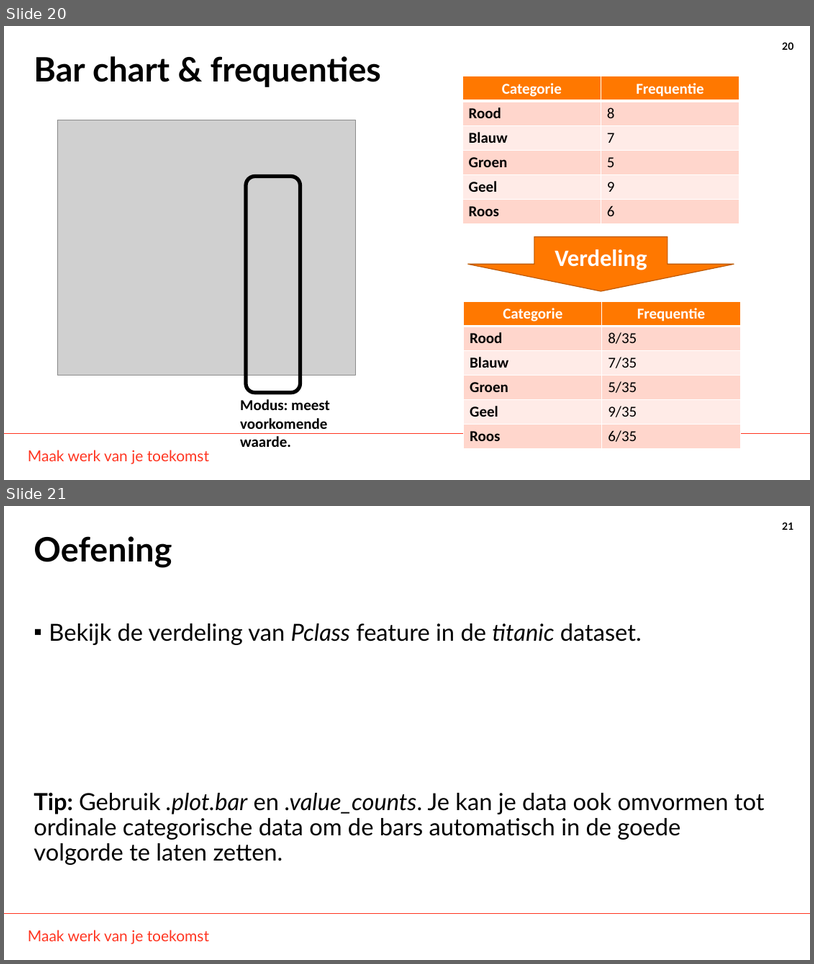
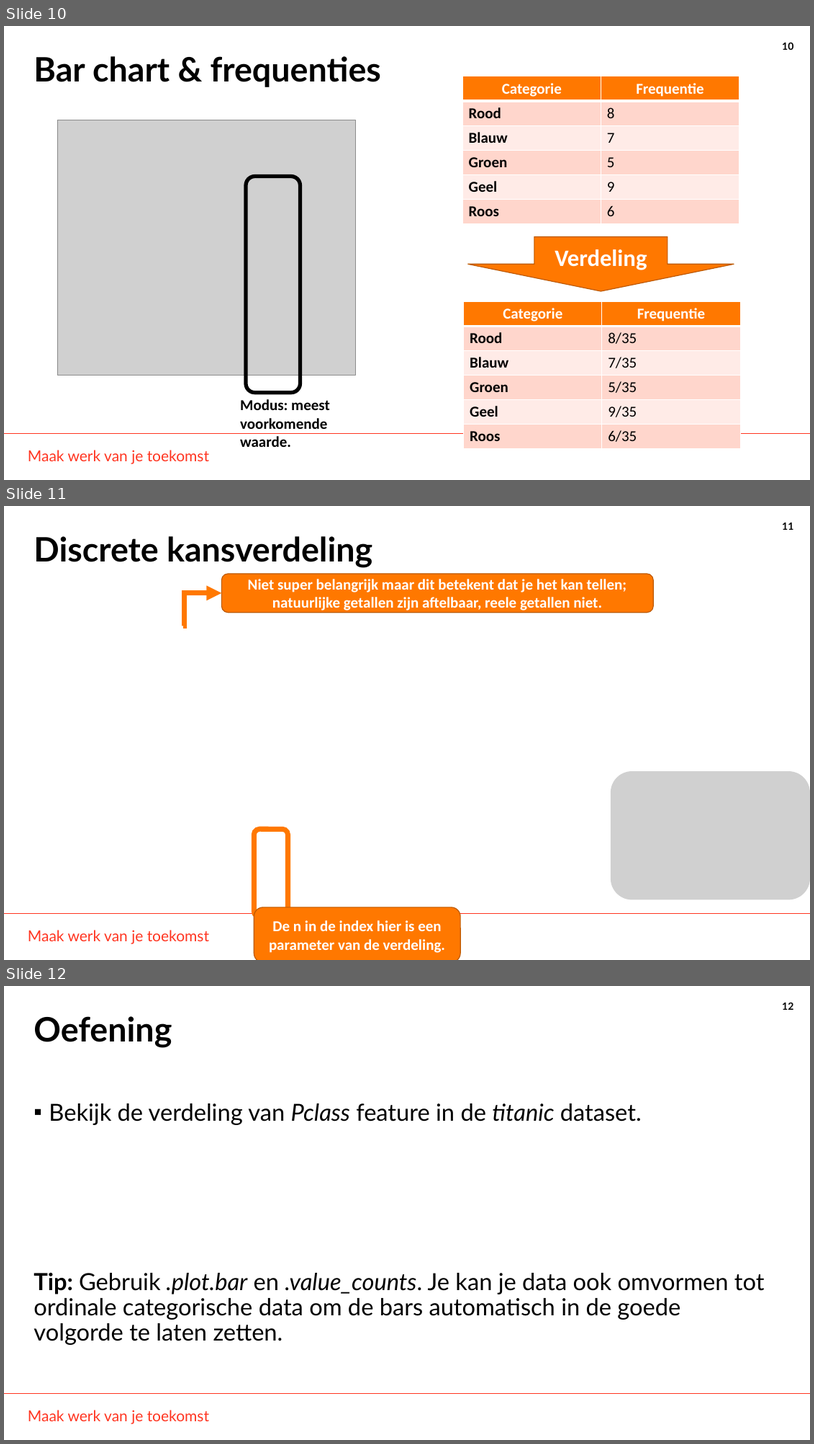
Before and after one commit to THellemans/data-science-syntra-ab, a slide deck: 06 statistiek/04 Numerieke data verdelingen verkennen/04 Numerieke data verdelingen verkennen.pptx. Shown one above the other, each under a label of ours: slides 20 and 21 before the commit, slides 10, 11 and 12 after it. The pictures are 814x964 and 814x1444 pixels, drawn with LibreOffice and Linux fonts; fonts in the diff are those of the drawing; grey boxes stand for pictures; background and template pictures are left out. Boxes give left, top, right and bottom in pixels: in the first picture for what was removed or moved away, otherwise in the second. Text is boxed around its words. In the diff, an @@ line names an element or a change of style, - is before the commit and + after.

```diff
--- a/06 statistiek/04 Numerieke data verdelingen verkennen/04 Numerieke data verdelingen verkennen.pptx
+++ b/06 statistiek/04 Numerieke data verdelingen verkennen/04 Numerieke data verdelingen verkennen.pptx
@@ slide 11 added at box(4, 506, 810, 960), background #FFFFFF; not listed: 3 template elements that a slide beside it also shows @@
@@ title added at box(34, 536, 373, 568), 40 pt, text #000000, bold @@
+Discrete kansverdeling
@@ rounded rectangle added at box(221, 574, 653, 613), fill #FF7800, outline #BD5900 1 pt, 18 pt, text #FFFFFF, bold @@
+Niet super belangrijk maar dit betekent dat je het kan tellen; natuurlijke getallen zijn aftelbaar, reele getallen niet.
@@ elbow arrow added from (184, 626) to (221, 593), #FF7800 6 pt @@
@@ picture added at box(611, 771, 810, 899) @@
@@ rounded rectangle added at box(254, 829, 288, 917), outline #FF7800 6 pt @@
@@ rounded rectangle added at box(254, 907, 460, 960), fill #FF7800, outline #BD5900 1 pt, 18 pt, text #FFFFFF, bold @@
+De n in de index hier is een parameter van de verdeling.
@@ what was slide 20 is now slide 10 @@
@@ page number at box(782, 42, 794, 50): text changed @@
-20
+10
@@ what was slide 21 is now slide 12 @@
@@ page number at box(782, 1002, 794, 1010): text changed @@
-21
+12
```
Also in this commit, not shown: 10 slides changed, 3 other slides added, 2 slides removed, 3 other files.
